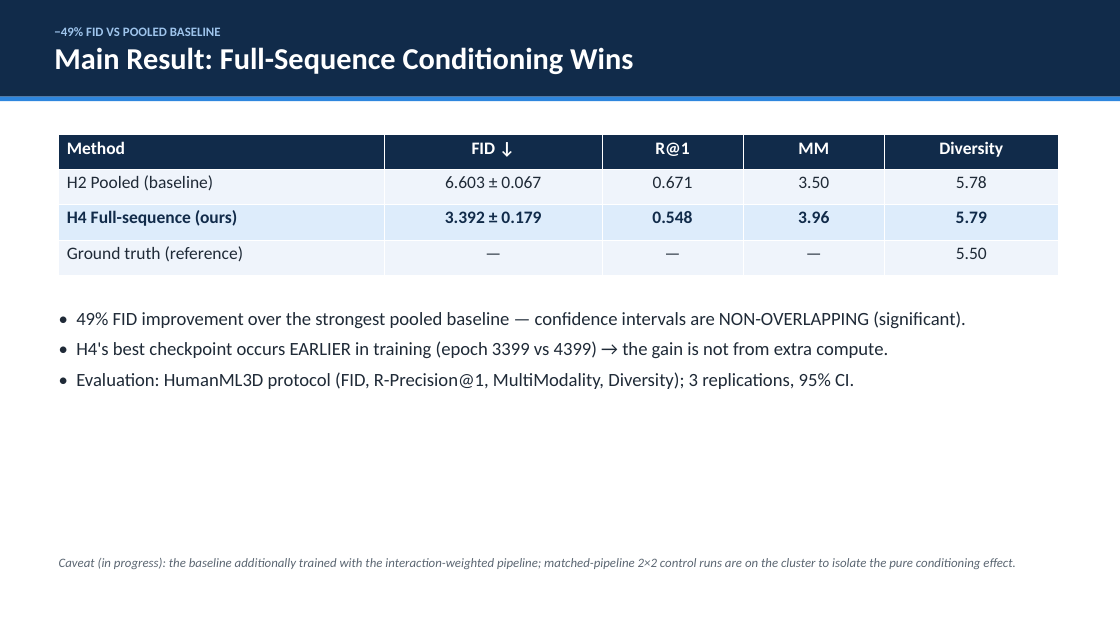
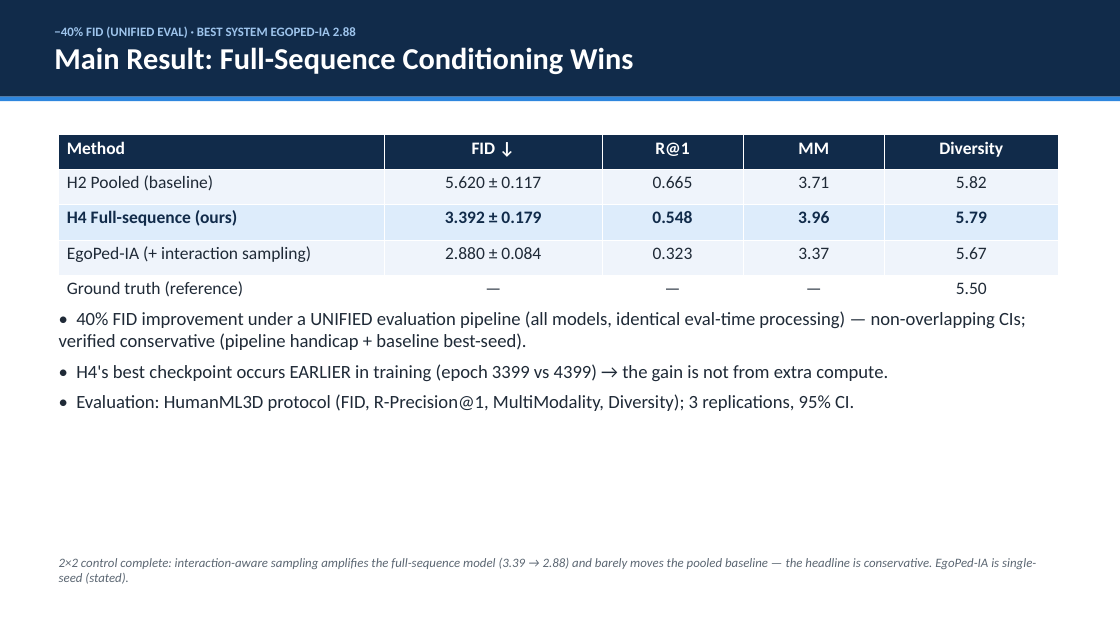
Before and after one commit to ers1804/motion-latent-diffusion, a slide deck: slide 6 of research/to_human/EgoPed_professor_deck.pptx. Drawn at 1120x630 pixels with LibreOffice and Linux fonts; fonts in the diff are those of the drawing. Boxes give left, top, right and bottom in pixels: in the first picture for what was removed or moved away, otherwise in the second. Text is boxed around its words. In the diff, an @@ line names an element or a change of style, - is before the commit and + after.

Commit message:
research(paper): deck refreshed to match the rewrite — unified 40%, EgoPed-IA row, hardening verdicts
Main-result slide: unified table + EgoPed-IA (2.880), conservative-verified
framing replaces the in-progress caveat; ablation-1 unified numbers (6.677 vs
5.620); recipe + limitations slides now carry the full hardening verdicts
(2x2, seeds, rand-init, ADE/FDE, behavioral probe, baseline ladder).

```diff
--- a/research/to_human/EgoPed_professor_deck.pptx
+++ b/research/to_human/EgoPed_professor_deck.pptx
@@ text at (54, 27, 356, 38): text changed @@
-−49% FID VS POOLED BASELINE
+−40% FID (UNIFIED EVAL) · BEST SYSTEM EGOPED-IA 2.88
@@ table at (59, 134, 1059, 311) @@
-row 2: H2 Pooled (baseline) | 6.603 ± 0.067 | 0.671 | 3.50 | 5.78
+row 2: H2 Pooled (baseline) | 5.620 ± 0.117 | 0.665 | 3.71 | 5.82
+row 4: EgoPed-IA (+ interaction sampling) | 2.880 ± 0.084 | 0.323 | 3.37 | 5.67
@@ text at (59, 311, 1026, 350): text changed @@
-• 49% FID improvement over the strongest pooled baseline — confidence intervals are NON-OVERLAPPING (significant).
+• 40% FID improvement under a UNIFIED evaluation pipeline (all models, identical eval-time processing) — non-overlapping CIs; verified conservative (pipeline handicap + baseline best-seed).
@@ text at (59, 558, 1036, 584): text changed @@
-Caveat (in progress): the baseline additionally trained with the interaction-weighted pipeline; matched-pipeline 2×2 control runs are on the cluster to isolate the pure conditioning effect.
+2×2 control complete: interaction-aware sampling amplifies the full-sequence model (3.39 → 2.88) and barely moves the pooled baseline — the headline is conservative. EgoPed-IA is single-seed (stated).
```
Also in this commit, not shown: 4 other slides changed.
